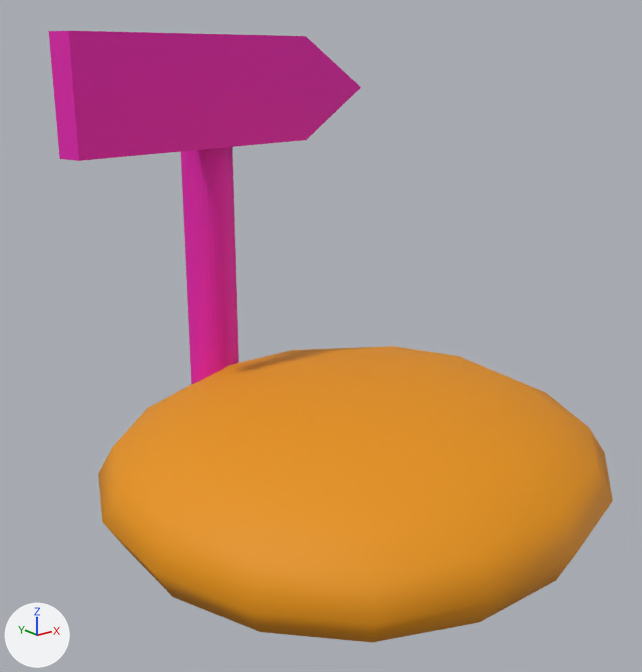
Before and after pictures for a commit that changed the FBX model Assets/Models/fbx/forward/field.fbx.
Both versions are drawn from a camera (50 mm lens) standing at (-19.93, -5.73, 5.97) and looking at (-16.22, -1.09, 4.11). Every picture has the same lights, and +X, +Y and +Z are marked at lower left. Where no turn or scale is listed for an object, it has been applied to the vertices.
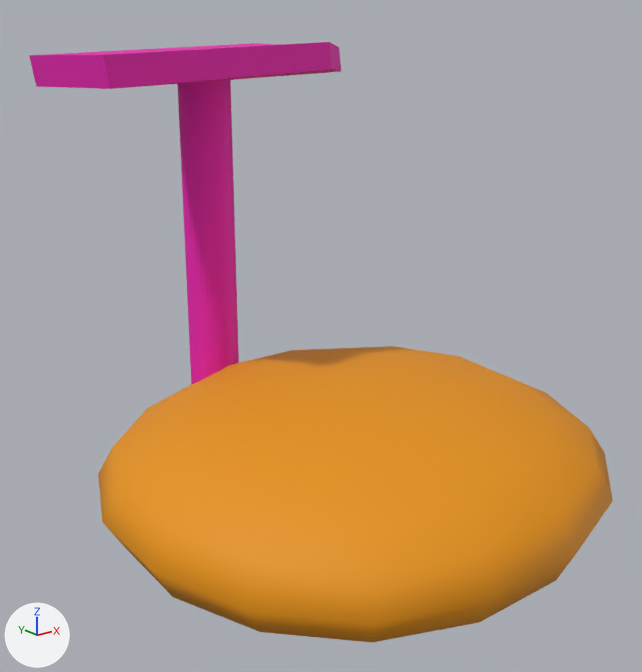
What differs and where, as boxes [x1, y1, x2, y2] in the pictures (642 x 672 px; the box of a moved part takes in the faces that stretch with it):
'Cube.025', reshaped
    before: [49, 31, 613, 642]
    after: [29, 42, 613, 642]
part 1 of me_cube_038, moved or reshaped
    before: [49, 31, 361, 161]
    after: [29, 42, 341, 89]

Edits to the bpy script that builds the scene:
```text
Change me_cube_038:
    where me_cube_038.from_pydata(...)  # 174 vertices, 140 faces; spans x -1.78..1.78, y -1.78..1.78, z -0.62..3.01
    used by ob_cube_025; location = (-16.02, -1.212, 3.121)
    me_cube_038 part 1: the loose piece of 12 vertices spanning x -1.52..1.21, y 1.04..1.54, z 2.21..3.01 is multiplied about its middle by the matrix ((0.979, 0.086, 0.185), (0.185, 0.019, -0.983), (-0.088, 0.996, 0.002)), then moved by (0.0, 0.03, 0.19)
```
